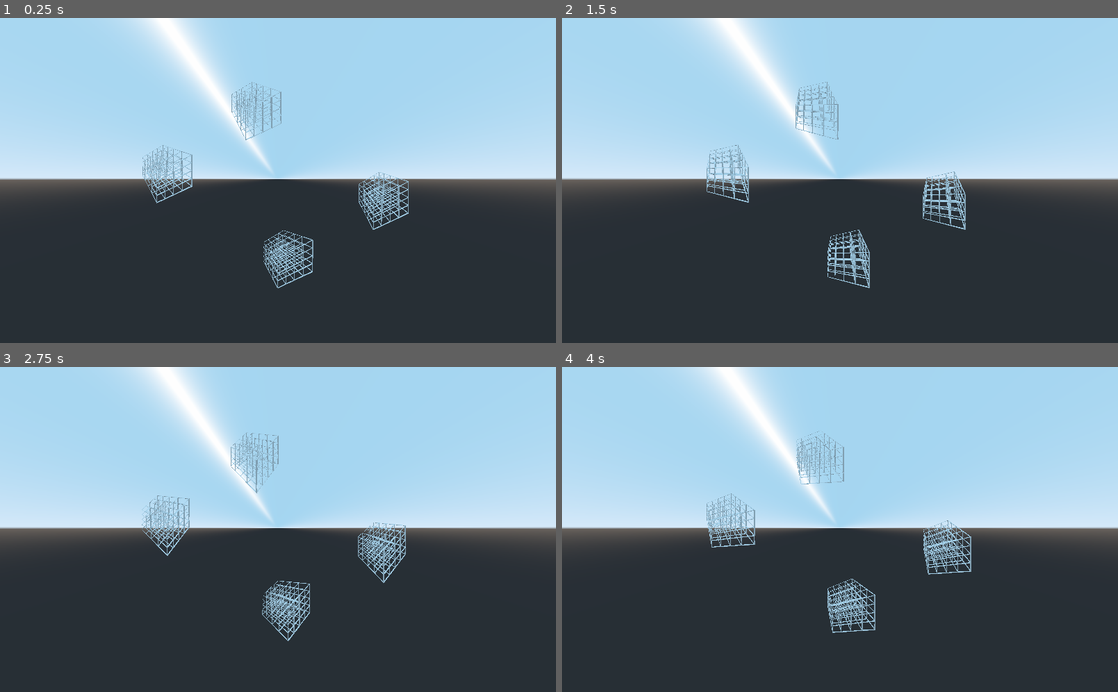
Above: before the commit, frames 1-4 (two rows, left to right).
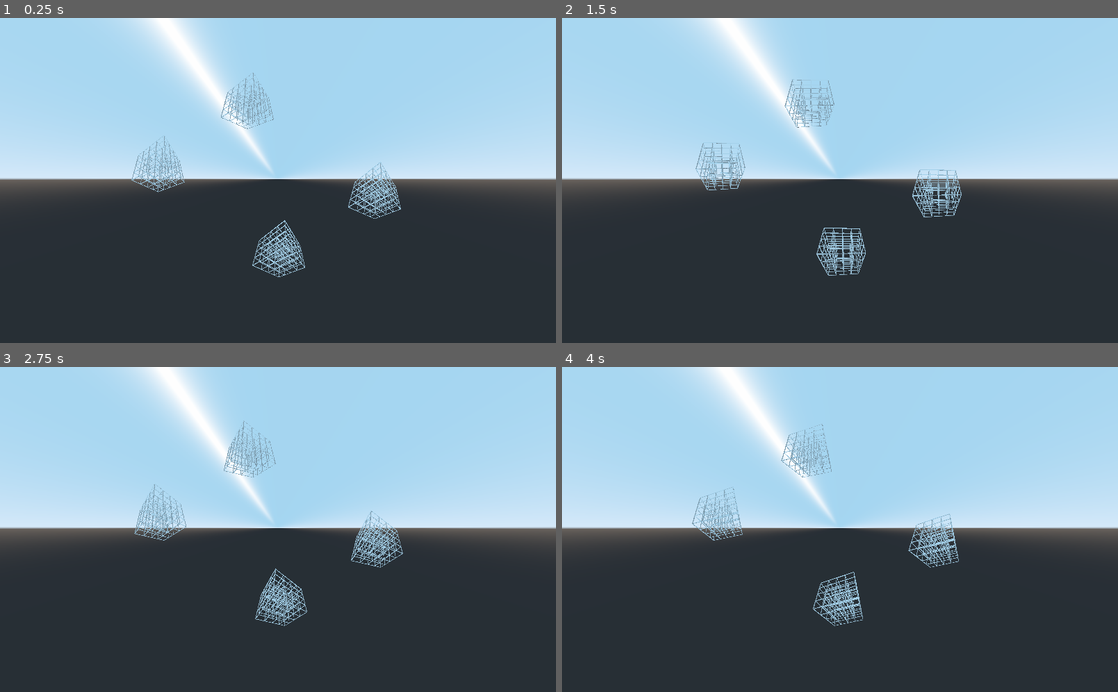
Above: after the commit, the same moments.

Repository: EamonnMR/galactic-night
Game: Godot game, scene res://main.tscn
Two runs of this game, one before a commit and one after it. Both use one fixed random seed, a clock stepped at 60 frames per second and the inputs below.
Inputs:
- Up to frame 1 (0.25 s): no input
- Up to frame 2 (1.5 s): no input
- Up to frame 3 (2.75 s): no input
- Up to frame 4 (4 s): no input

The runs differ from the first frame. In frame 1, 2.7% of the frame differs, in the area x 23-74%, y 16-84%; in frame 2, 2.6%; in frame 3, 2.7%; in frame 4, 2.7%.

Commit message:
This gets the right scrunch angle, but unfortunately rotates the whole mesh
including its rotation angle

Diff:
--- a/MeshInstance.gd
+++ b/MeshInstance.gd
@@ -6,10 +6,9 @@
 func _process(delta):
 	rotate_y(delta * 0.5)
 
-	var offset = Transform().rotated(Vector3(0,1,0), 0)
-	var inv_offset = offset.inverse()
-	var cam_xform = Transform(get_viewport().get_camera().global_transform.basis)
-	var xform = Transform(global_transform.basis)
+	var cam_xform = Transform(get_viewport().get_camera().global_transform.basis).inverse()
+	var xform = Transform(global_transform.basis).rotated(Vector3(0,1,0), PI/2)
+	var offset = Transform().rotated(Vector3(0,1,0), PI)
 	get_surface_material(0).set_shader_param("xform", xform)
 	get_surface_material(0).set_shader_param("inv_xform", xform.inverse())
 
--- a/perspective.gdshader
+++ b/perspective.gdshader
@@ -17,20 +17,19 @@
 		vec4(0,0,0,1)
 	);
 	vec4 tmpvertex = vec4(VERTEX, 1);
+	tmpvertex = offset * tmpvertex;
 
 	tmpvertex = inv_xform * tmpvertex;
 
-	tmpvertex = offset * tmpvertex;
-
-	//tmpvertex = cam_xform * tmpvertex;
+	tmpvertex = inv_cam_xform * tmpvertex;
 
 	tmpvertex = projection * tmpvertex;
 
-	//tmpvertex = cam_xform * tmpvertex;
+	tmpvertex = cam_xform * tmpvertex;
+
+	tmpvertex = inv_xform * tmpvertex;
 
 	tmpvertex = inv_offset * tmpvertex;
 
-	tmpvertex = inv_xform * tmpvertex;
-
 	VERTEX = tmpvertex.xyz / tmpvertex.w;
 }
--- a/project.godot
+++ b/project.godot
@@ -14,6 +14,11 @@
 run/main_scene="res://main.tscn"
 config/icon="res://icon.png"
 
+[global]
+
+contrast=false
+sharp=false
+
 [physics]
 
 common/enable_pause_aware_picking=true
